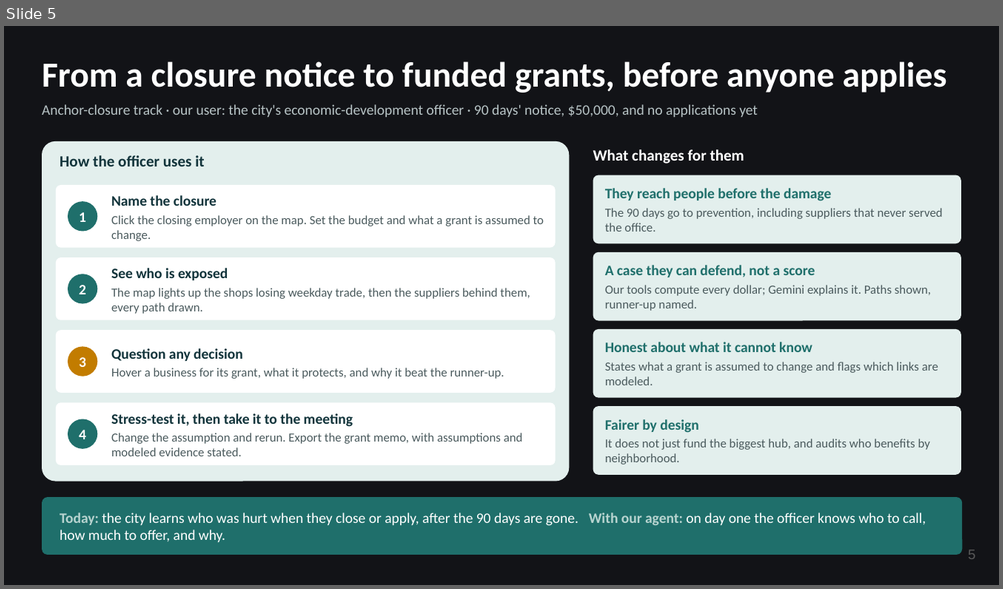
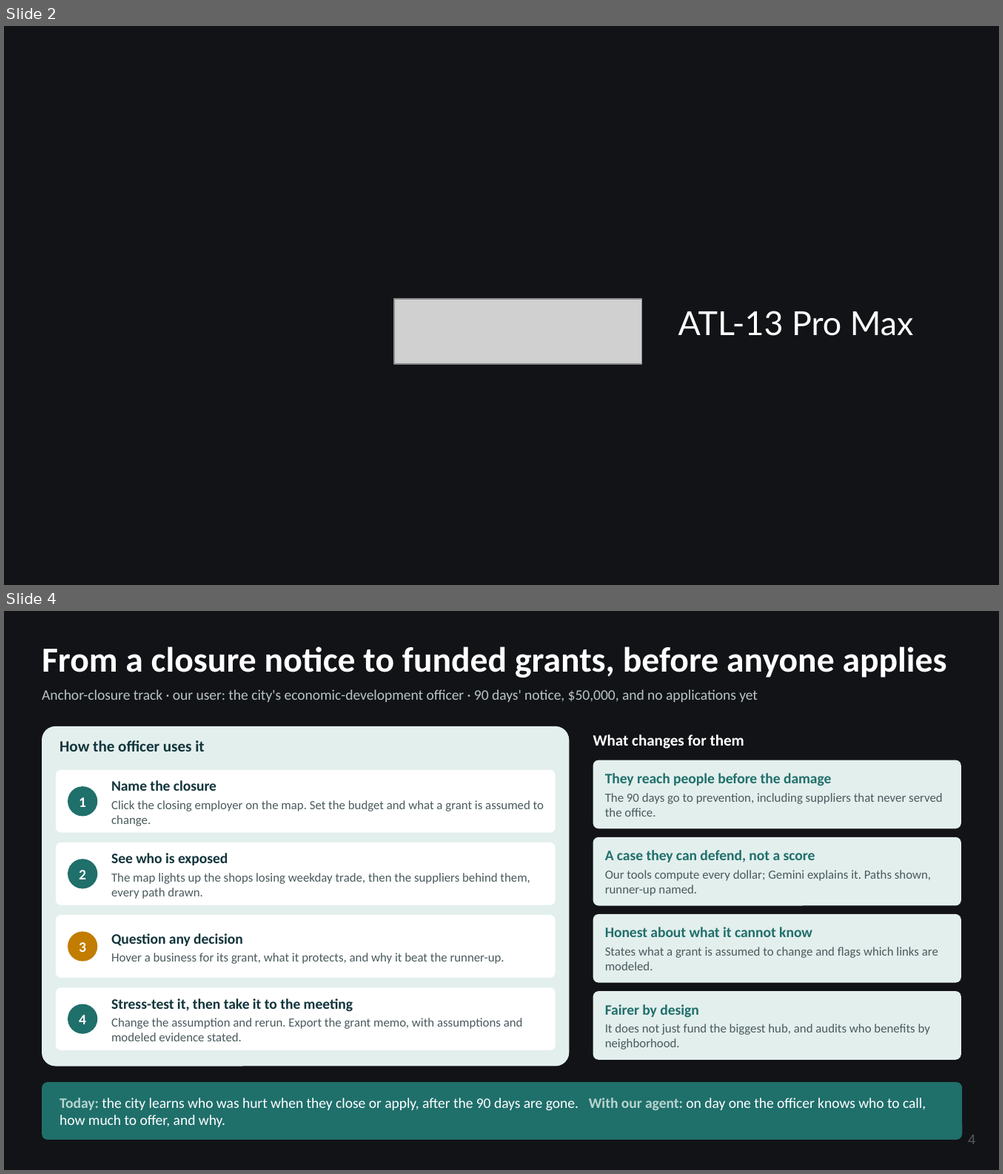
Before and after one commit to mastan30/ATL-13-MicroGrants, a slide deck: docs/draft_atl-13.pptx. Shown one above the other, each under a label of ours: slide 5 before the commit, slides 2 and 4 after it; the slides between them are not shown. The pictures are 1003x589 and 1003x1174 pixels, drawn with LibreOffice and Linux fonts; fonts in the diff are those of the drawing; grey boxes stand for pictures; background and template pictures are left out. Boxes give left, top, right and bottom in pixels: in the first picture for what was removed or moved away, otherwise in the second. Text is boxed around its words. In the diff, an @@ line names an element or a change of style, - is before the commit and + after.

```diff
--- a/docs/draft_atl-13.pptx
+++ b/docs/draft_atl-13.pptx
@@ slide 2 added at <box>4,26,999,585</box>, background #121317 @@
@@ picture added at <box>394,298,642,364</box> @@
@@ text added at <box>678,311,913,336</box>, 24 pt, text #FFFFFF @@
+ATL-13 Pro Max
@@ what was slide 5 is now slide 4 @@
@@ page number at <box>967,1135,975,1145</box>: text changed @@
-5
+4
```
Also in this commit, not shown: 3 slides changed, 2 slides removed.
